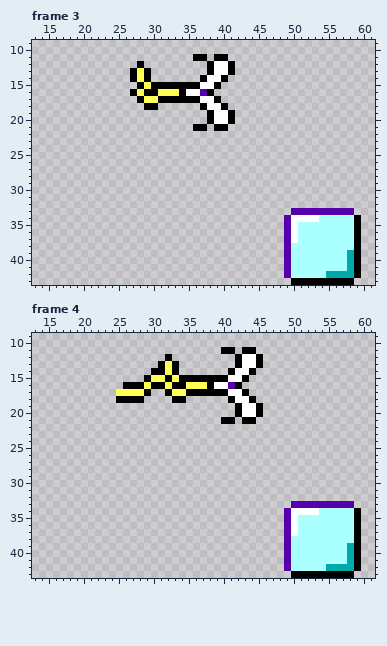
File history of a pixel-art file, Source/images/ega/level/Hook_Thrown_3.ase. That is the earlier state.
66x44 pixels, 13 frames. Shown: frame 3: x 13..61, y 9..43; frame 4: x 13..61, y 9..43. The commit also changed other frames, which this record leaves out.
Now the later version:
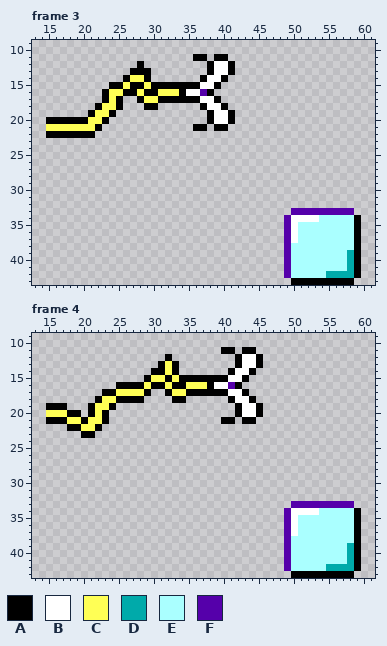
Palette (. is transparent): A #000000  B #ffffff  C #ffff55  D #00aaaa  E #aaffff  F #5500aa
Difference:
{"where": "frame 3, layer \"Layer\""}
{"frame":3,"y":13,"x":28,"old":"C","new":"A"}
{"frame":3,"y":14,"x":26,"old":".A","new":"AC"}
{"frame":3,"y":15,"x":24,"old":"....","new":"AACA"}
{"frame":3,"y":16,"x":23,"old":"....","new":"ACCA"}
{"frame":3,"y":17,"x":23,"old":"...","new":"ACA"}
{"frame":3,"y":18,"x":22,"old":"....","new":"ACCA"}
{"frame":3,"y":19,"x":21,"old":"....","new":"ACCA"}
{"frame":3,"y":20,"x":15,"old":".........","new":"AAAAAACCA"}
{"frame":3,"y":21,"x":15,"old":"........","new":"CCCCCCCA"}
{"frame":3,"y":22,"x":15,"old":".......","new":"AAAAAAA"}
{"where": "frame 4, layer \"Layer\""}
{"frame":4,"y":16,"x":25,"old":".","new":"A"}
{"frame":4,"y":17,"x":23,"old":"..","new":"AA"}
{"frame":4,"y":18,"x":22,"old":"...","new":"ACC"}
{"frame":4,"y":19,"x":15,"old":"...","new":"AAA"}
{"frame":4,"y":19,"x":21,"old":"....","new":"ACCA"}
{"frame":4,"y":20,"x":15,"old":".....","new":"CCCAA"}
{"frame":4,"y":20,"x":21,"old":"...","new":"ACA"}
{"frame":4,"y":21,"x":15,"old":".........","new":"AAACCACCA"}
{"frame":4,"y":22,"x":18,"old":".....","new":"AACCA"}
{"frame":4,"y":23,"x":20,"old":"..","new":"AA"}
